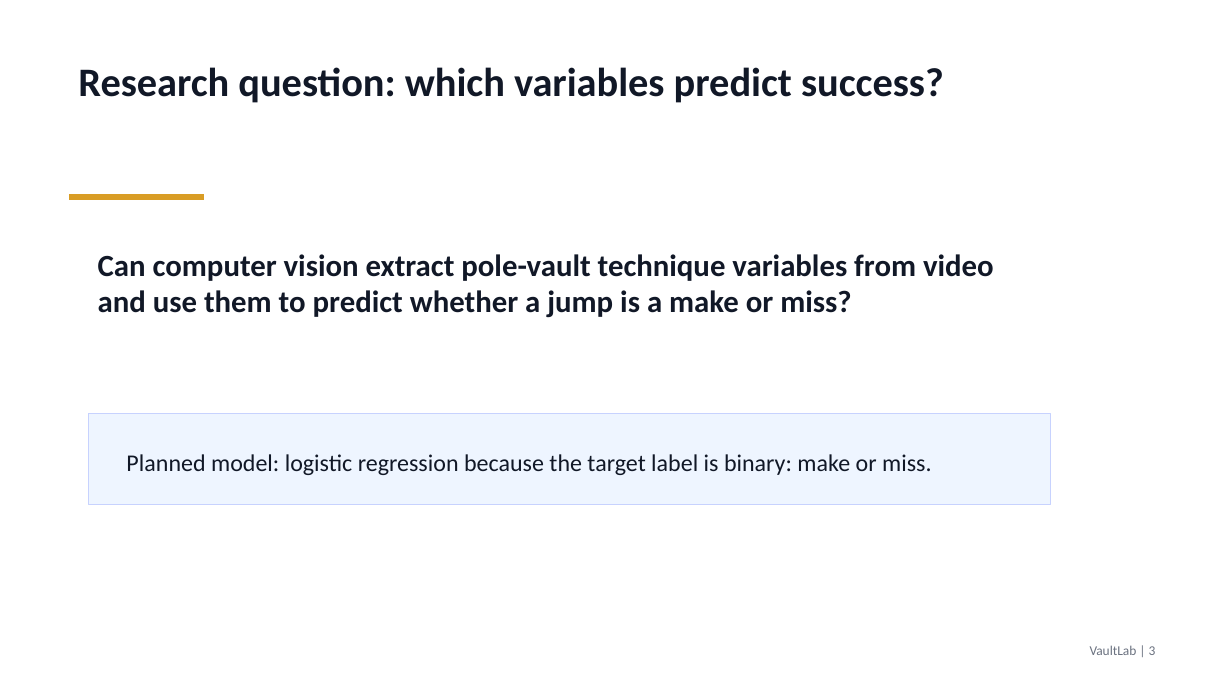
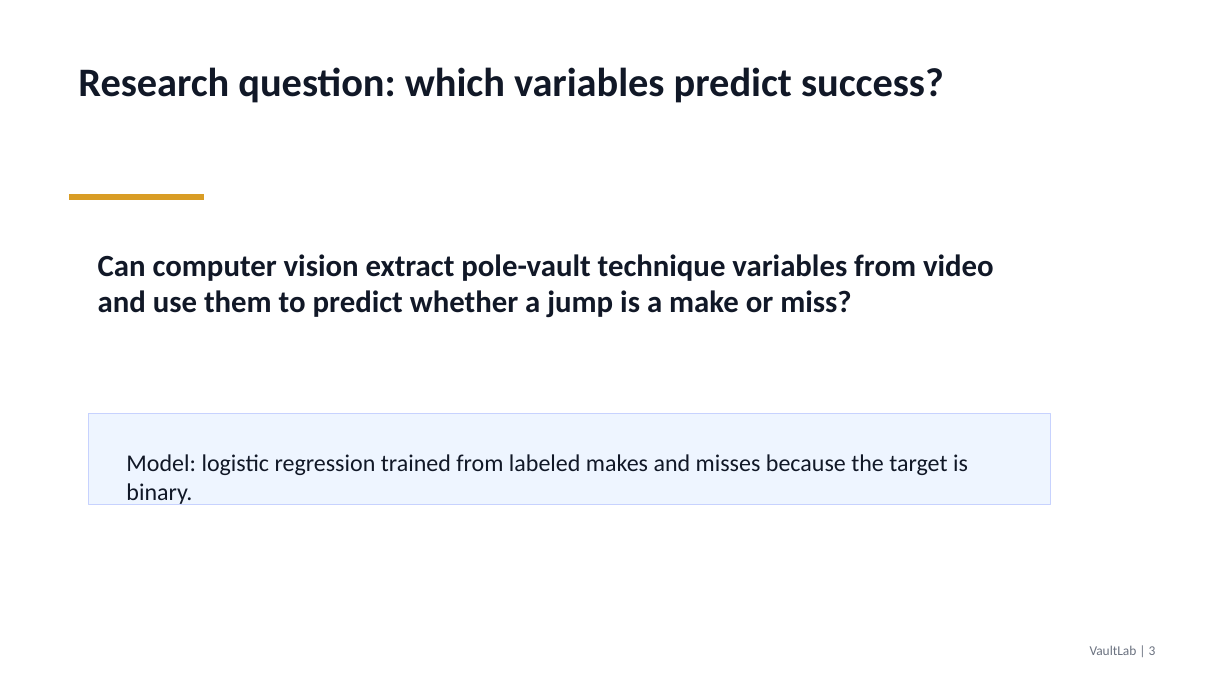
Before and after one commit to jayaxu091-blip/PV-analysis, a slide deck: slide 3 of VaultLab_Presentation.pptx. Drawn at 1232x693 pixels with LibreOffice and Linux fonts; fonts in the diff are those of the drawing. Boxes give left, top, right and bottom in pixels: in the first picture for what was removed or moved away, otherwise in the second. Text is boxed around its words. In the diff, an @@ line names an element or a change of style, - is before the commit and + after.

Commit message:
Add trained vault scoring model

```diff
--- a/VaultLab_Presentation.pptx
+++ b/VaultLab_Presentation.pptx
@@ text at <box>126,454,968,475</box>: text changed @@
-Planned model: logistic regression because the target label is binary: make or miss.
+Model: logistic regression trained from labeled makes and misses because the target is binary.
```
Also in this commit, not shown: 3 other slides changed, 9 other files.
